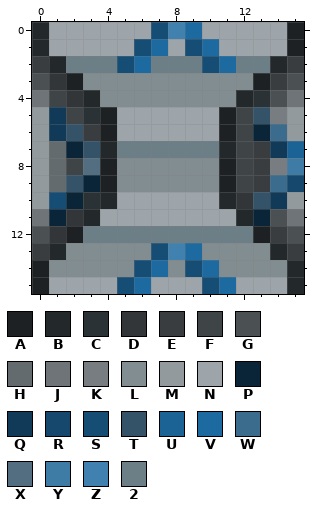
A pixel-art sprite gets an edit: data/gfx/world-obj/basic-belt-inter-right.png. The picture above was drawn from the file before the commit.
The file is 16x16 pixels. Colours within 5 levels of each other are drawn and written as one.
Palette (. is transparent): A #1e2123  B #23282a  C #2b3235  D #323638  E #393d3f  F #3f4446  G #4b5052  H #636b6e  J #6e7478  K #777d81  L #828d92  M #929a9e  N #9da5ab  P #0a2537  Q #113a58  R #15486c  S #164d74  T #345369  U #1b6394  V #1c6aa0  W #3b6c8e  X #546e81  Y #3f7ca5  Z #4081af  2 #6c7e86
Pixels before, first column x 0:
 0 BNNNNNNSZVNNNNNA
 1 BNNNNNSVNSVNNNNA
 2 EB222SV222SV22BE
 3 GDALLLLLLLLLLAEG
 4 JFDBLLLLLLLLBCGJ
 5 MQFCANNNNNNAFTKM
 6 MQTEANNNNNNAFPWM
 7 MHPTB222222BFEQU
 8 MHFXALLLLLLAFEKY
 9 MHTPALLLLLLAFEWR
10 MSPCBNNNNNNBDTQM
11 JPDBNNNNNNNNBPGJ
12 GDA2222222222AEG
13 EBLLLLLSZVLLLLBE
14 ALLLLLSVLSVLLLLB
15 ANNNNSVNNNSVNNNB
After:
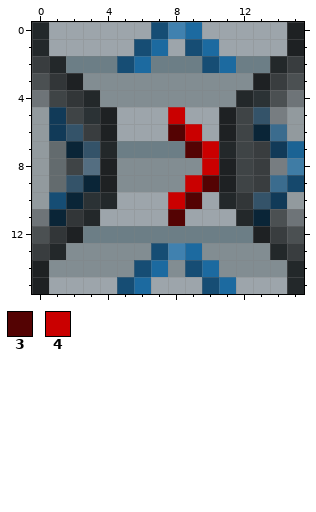
Colours new in this view: 3 #540303  4 #ca0000
The edit:
Changed rows in their new state; - is an unchanged pixel.
first column x 8:
 5 4--
 6 34-
 7 -34
 8 --4
 9 -43
10 43-
11 3--
Where, in picture pixels (left, top, right, bottom), the same in both pictures:
changed: (168, 107, 219, 226)
